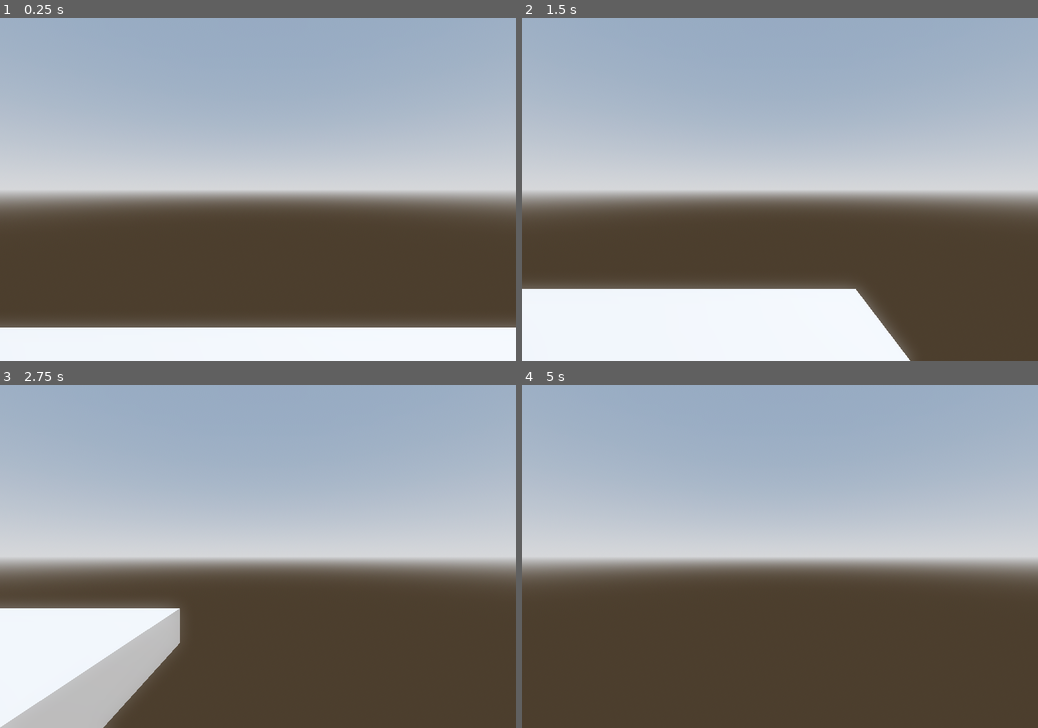
Above: before the commit, frames 1-4 (two rows, left to right).
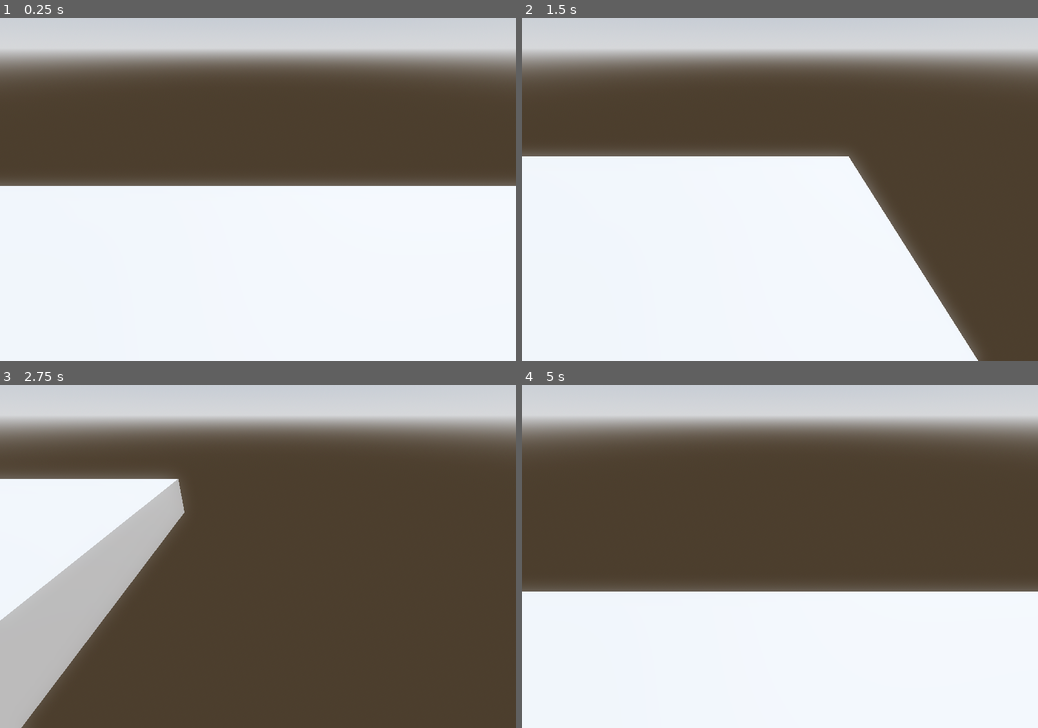
Above: after the commit, the same moments.

Repository: smkillerz777-star/Magia-Infinita
Game: Godot game, scene res://scenes/3d_main_game.tscn
Same seed, same stepped clock (60 frames per second), same inputs: the game is played once before the commit and once after it.
Inputs (mouse positions are in pixels of both pictures, inside the frame that each line leads up to):
- Up to frame 1 (0.25 s): no input
- Up to frame 2 (1.5 s): tap Enter at 0.5 s; move the mouse to (893, 172) at 0.52 s; press the mouse at (893, 172) at 0.53 s; hold D (right) 0.53-1.28 s; tap Space (jump) at 0.77 s; move the mouse to (676, 206) at 1.27 s; release the mouse at (676, 206) at 1.28 s; hold S (backward) from 1.28 s (still down); tap Alt at 1.35 s
- Up to frame 3 (2.75 s): tap Space (jump) at 1.52 s; move the mouse to (309, 481) at 2.02 s; release S (backward) at 2.03 s; hold D (right) from 2.03 s (still down); tap Shift at 2.1 s
- Up to frame 4 (5 s): move the mouse to (754, 625) at 2.77 s; release D (right) at 2.78 s; hold W (forward) 2.78-3.53 s; click (754, 625) at 2.85 s; tap Space (jump) at 3.02, 3.77, 4.52 s; move the mouse to (934, 607) at 3.52 s; hold A (left) from 3.53 s (still down); tap Alt at 3.6 s; move the mouse to (625, 505) at 4.27 s; tap Shift at 4.35 s

The runs differ from the first frame. In frame 1, 90% of the frame differs, in the area x 0-100%, y 0-91%; in frame 2, 76%; in frame 3, 66%; in frame 4, 96%, in the area x 0-100%, y 0-100%.

Commit message:
added raycast in player
it will be used to detect at which point to draw

Diff:
--- a/magia-infinita/scenes/3d_main_game.tscn
+++ b/magia-infinita/scenes/3d_main_game.tscn
@@ -16,22 +16,6 @@
 glow_enabled = true
 glow_bloom = 1.0
 
-[sub_resource type="ViewportTexture" id="ViewportTexture_c8no7"]
-viewport_path = NodePath("SubViewport")
-
-[sub_resource type="StandardMaterial3D" id="StandardMaterial3D_c8no7"]
-resource_local_to_scene = true
-transparency = 1
-emission = Color(0.2797801, 0.14405826, 0.65630996, 1)
-emission_energy_multiplier = 0.52
-emission_texture = SubResource("ViewportTexture_c8no7")
-uv1_offset = Vector3(1.5, 1.5, 1.5)
-uv1_triplanar = true
-
-[sub_resource type="BoxMesh" id="BoxMesh_83llj"]
-resource_local_to_scene = true
-material = SubResource("StandardMaterial3D_c8no7")
-
 [sub_resource type="BoxMesh" id="BoxMesh_nxbvb"]
 
 [sub_resource type="BoxShape3D" id="BoxShape3D_nxbvb"]
@@ -46,11 +30,6 @@
 transform = Transform3D(-0.8660254, -0.43301278, 0.25, 0, 0.49999997, 0.86602545, -0.50000006, 0.75, -0.43301266, 0, 0, 0)
 shadow_enabled = true
 
-[node name="MeshInstance3D" type="MeshInstance3D" parent="." unique_id=964270553]
-transform = Transform3D(1, 0, 0, 0, 1, 0, 0, 0, 1, 1.2484344, 0, -1.8790472)
-visible = false
-mesh = SubResource("BoxMesh_83llj")
-
 [node name="SubViewport" type="SubViewport" parent="." unique_id=1960345483]
 disable_3d = true
 transparent_bg = true
@@ -61,12 +40,12 @@
 [node name="player" parent="." unique_id=300467718 instance=ExtResource("1_nxbvb")]
 transform = Transform3D(1, 0, 0, 0, 1, 0, 0, 0, 1, 0, 0, -2.1992178)
 
-[node name="StaticBody3D" type="StaticBody3D" parent="." unique_id=582151465]
+[node name="floor" type="StaticBody3D" parent="." unique_id=582151465]
 
-[node name="MeshInstance3D2" type="MeshInstance3D" parent="StaticBody3D" unique_id=1454825285]
+[node name="MeshInstance3D2" type="MeshInstance3D" parent="floor" unique_id=1454825285]
 transform = Transform3D(10, 0, 0, 0, 1, 0, 0, 0, 10, 0, -1.5153767, 0)
 mesh = SubResource("BoxMesh_nxbvb")
 
-[node name="CollisionShape3D" type="CollisionShape3D" parent="StaticBody3D" unique_id=300800856]
+[node name="CollisionShape3D" type="CollisionShape3D" parent="floor" unique_id=300800856]
 transform = Transform3D(1, 0, 0, 0, 1, 0, 0, 0, 1, 0, -1.5208929, 0)
 shape = SubResource("BoxShape3D_nxbvb")
--- a/magia-infinita/scenes/player.tscn
+++ b/magia-infinita/scenes/player.tscn
@@ -15,5 +15,10 @@
 [node name="CollisionShape3D" type="CollisionShape3D" parent="." unique_id=584677625]
 shape = SubResource("CapsuleShape3D_3vyb7")
 
-[node name="Camera3D" type="Camera3D" parent="." unique_id=1556577976]
-transform = Transform3D(1, 0, 0, 0, 1, 0, 0, 0, 1, 0, 0.65163493, -0.099971175)
+[node name="view" type="Node3D" parent="." unique_id=412191183]
+transform = Transform3D(1, 0, 0, 0, 0.8452619, 0.5343523, 0, -0.5343523, 0.8452619, 0, 0.675, -0.025)
+
+[node name="Camera3D" type="Camera3D" parent="view" unique_id=1556577976]
+
+[node name="ray" type="RayCast3D" parent="view" unique_id=1713869654]
+target_position = Vector3(0, 0, -5)
--- a/magia-infinita/scripts/player.gd
+++ b/magia-infinita/scripts/player.gd
@@ -18,6 +18,8 @@
 		velocity.y = speed
 	if(position.y>0.0):
 		velocity.y = velocity.y - gravity * delta
+	if($view/ray.is_colliding()):
+		print($view/ray.get_collision_point())
 	var hori_vel = Vector2(velocity.x,velocity.z)
 	hori_vel = hori_vel.normalized()* speed
 	velocity = Vector3(hori_vel.x,velocity.y,hori_vel.y)
